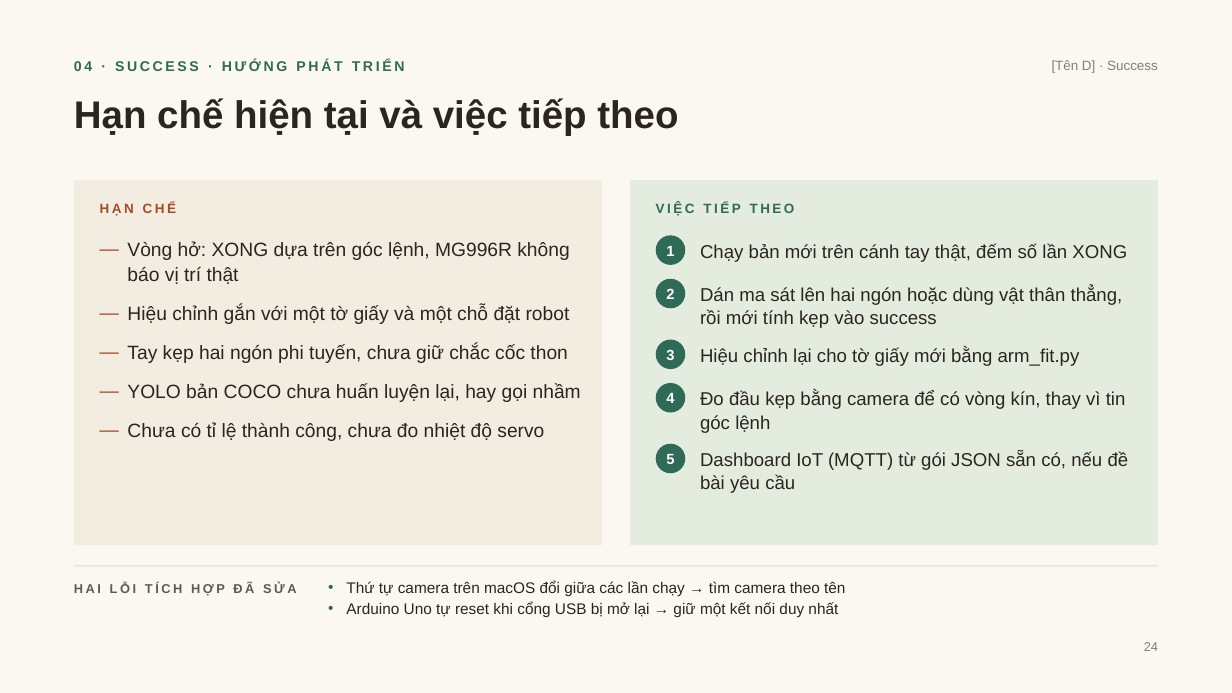
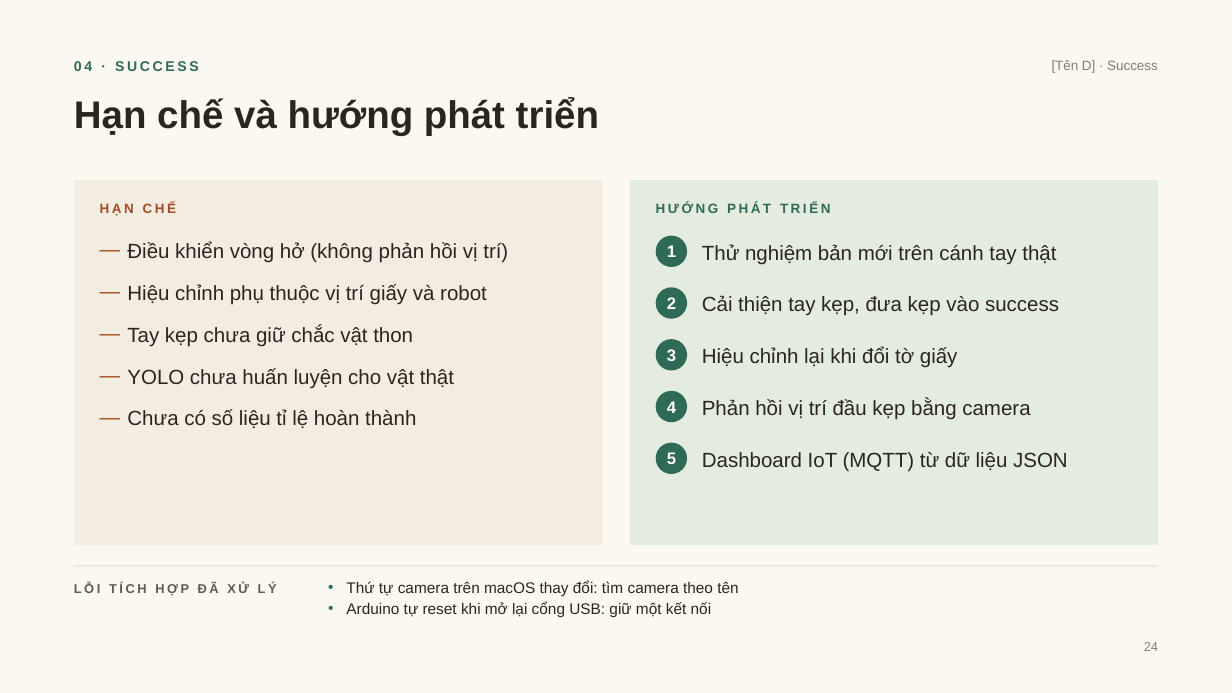
Before and after one commit to DuongNAD/Project_IoT, a slide deck: slide 24 of slides/Project_IoT_ThuyetTrinh.pptx. Drawn at 1232x693 pixels with LibreOffice and Linux fonts; fonts in the diff are those of the drawing. Boxes give left, top, right and bottom in pixels: in the first picture for what was removed or moved away, otherwise in the second. Text is boxed around its words. In the diff, an @@ line names an element or a change of style, - is before the commit and + after.

```diff
--- a/slides/Project_IoT_ThuyetTrinh.pptx
+++ b/slides/Project_IoT_ThuyetTrinh.pptx
@@ text at <box>74,61,199,71</box>: text changed @@
-04 · SUCCESS · HƯỚNG PHÁT TRIỂN
+04 · SUCCESS
@@ text at <box>74,97,599,135</box>: text changed @@
-Hạn chế hiện tại và việc tiếp theo
+Hạn chế và hướng phát triển
@@ text at <box>656,203,830,213</box>: text changed @@
-VIỆC TIẾP THEO
+HƯỚNG PHÁT TRIỂN
@@ text at <box>127,241,508,428</box>: text changed; size 15 to 16 pt @@
-— Vòng hở: XONG dựa trên góc lệnh, MG996R không báo vị trí thật
-— Hiệu chỉnh gắn với một tờ giấy và một chỗ đặt robot
-— Tay kẹp hai ngón phi tuyến, chưa giữ chắc cốc thon
-— YOLO bản COCO chưa huấn luyện lại, hay gọi nhầm
-— Chưa có tỉ lệ thành công, chưa đo nhiệt độ servo
+— Điều khiển vòng hở (không phản hồi vị trí)
+— Hiệu chỉnh phụ thuộc vị trí giấy và robot
+— Tay kẹp chưa giữ chắc vật thon
+— YOLO chưa huấn luyện cho vật thật
+— Chưa có số liệu tỉ lệ hoàn thành
@@ text at <box>702,244,1056,265</box>: text changed; size 14.5 to 16 pt @@
-Chạy bản mới trên cánh tay thật, đếm số lần XONG
+Thử nghiệm bản mới trên cánh tay thật
@@ size 11.5 to 13 pt in 5 elements at <box>656,443,688,474</box>, <box>656,236,688,267</box>, <box>656,339,688,371</box>, <box>656,391,688,422</box>, <box>656,287,688,319</box> @@
@@ ellipse "2": place and size @@
-ellipse "2" at <box>656,279,686,309</box>
+ellipse "2" at <box>656,287,688,319</box>
@@ text at <box>702,295,1059,316</box>: text changed; size 14.5 to 16 pt @@
-Dán ma sát lên hai ngón hoặc dùng vật thân thẳng, rồi mới tính kẹp vào success
+Cải thiện tay kẹp, đưa kẹp vào success
@@ text at <box>702,347,958,368</box>: text changed; size 14.5 to 16 pt @@
-Hiệu chỉnh lại cho tờ giấy mới bằng arm_fit.py
+Hiệu chỉnh lại khi đổi tờ giấy
@@ ellipse "4": place and size @@
-ellipse "4" at <box>656,383,686,412</box>
+ellipse "4" at <box>656,391,688,422</box>
@@ text at <box>702,399,1030,420</box>: text changed; size 14.5 to 16 pt @@
-Đo đầu kẹp bằng camera để có vòng kín, thay vì tin góc lệnh
+Phản hồi vị trí đầu kẹp bằng camera
@@ text at <box>702,452,1068,472</box>: text changed; size 14.5 to 16 pt @@
-Dashboard IoT (MQTT) từ gói JSON sẵn có, nếu đề bài yêu cầu
+Dashboard IoT (MQTT) từ dữ liệu JSON
@@ text at <box>74,583,277,596</box>: text changed @@
-HAI LỖI TÍCH HỢP ĐÃ SỬA
+LỖI TÍCH HỢP ĐÃ XỬ LÝ
@@ text at <box>346,580,738,617</box>: text changed @@
-• Thứ tự camera trên macOS đổi giữa các lần chạy → tìm camera theo tên
-• Arduino Uno tự reset khi cổng USB bị mở lại → giữ một kết nối duy nhất
+• Thứ tự camera trên macOS thay đổi: tìm camera theo tên
+• Arduino tự reset khi mở lại cổng USB: giữ một kết nối
```
Also in this commit, not shown: 24 other slides changed, 28 other files.
